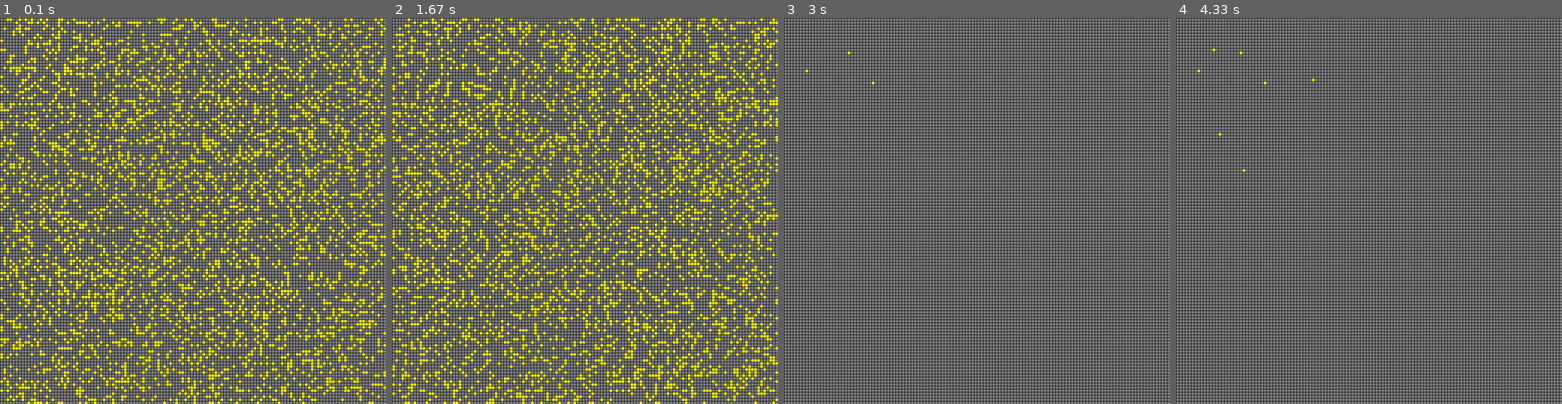
Above: before the commit, frames 1-4 (left to right).
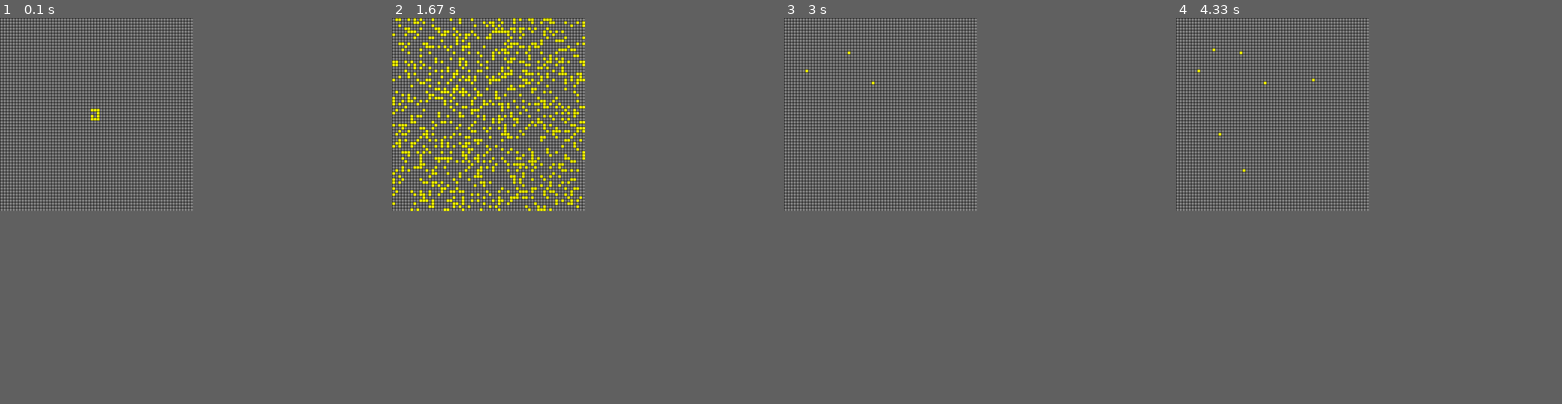
Above: after the commit, the same moments.

Repository: OldieKonrad/GoL-TwT
Game: pygame game, started from GoL_pygame.py
The game is run twice, just before and just after one commit, with the same random seed, the same clock (stepped at 60 frames per second) and the same inputs.
Inputs (mouse positions are in pixels of both pictures, inside the frame that each line leads up to):
- Up to frame 1 (0.1 s): no input
- Up to frame 2 (1.67 s): tap Space at 0.33 s; tap G at 0.67 s; click (430, 83) at 1.05 s; click (438, 41) at 1.38 s
- Up to frame 3 (3 s): tap Space at 1.73, 2.03 s; click (834, 75) at 1.75 s; tap C at 1.82 s; click (872, 79) at 2.22 s; click (849, 52) at 2.55 s; click (807, 72) at 2.88 s
- Up to frame 4 (4.33 s): click (1311, 79) at 3.22 s; click (1214, 48) at 3.55 s; click (1218, 133) at 3.88 s; click (1241, 168) at 4.22 s
In our replay, the window is 900x900 before the commit and 450x450 after it. These sizes can differ from the game's own. Grey fills any space a smaller window leaves; there, only what the larger window draws over its background counts as a difference.

The runs differ from the first frame. In frame 1, 44% of the frame differs, in the area x 0-100%, y 0-100%; in frame 2, 47%; in frame 3, 28%; in frame 4, 28%.

Commit message:
with spiral

Diff:
--- a/GoL_class.py
+++ b/GoL_class.py
@@ -1,10 +1,42 @@
 import random
 from collections import deque
 import time
+import math
+
+
+NEIGHBORS_OFFSET = [(-1, -1), (-1, 0), (-1, 1), (0, -1), (0, 1), (1, -1), (1, 0), (1, 1)]
+POLARCONV = {0: (1,0), 90: (0, 1), 180: (-1, 0), 270: (0, -1)}
+
+def getBitsReverse(someint: int):
+    sibl = [x == '1' for x in (bin(someint)[2:])[::-1]]
+    for b in sibl:
+        yield b
+
+def getSpiralCoords(start: tuple):
+    usedCoords = set()
+    lastCoord = start
+    usedCoords.add(lastCoord)
+    direction = 0             # just to start to the right
+    yield lastCoord
+
+    while True:
+        turndirection = (direction+90)%360
+        turnoffset = POLARCONV[turndirection]
+        turnpoint = (lastCoord[0] + turnoffset[0], lastCoord[1] + turnoffset[1])
+        if turnpoint in usedCoords:             # keep direction
+            nextoffset = POLARCONV[direction]
+            nextpoint = (lastCoord[0] + nextoffset[0], lastCoord[1] + nextoffset[1])
+            lastCoord = nextpoint
+        else:                                   # make a turn
+            direction = turndirection
+            lastCoord = turnpoint
+
+        usedCoords.add(lastCoord)
+        yield lastCoord
 
 
 class GoL:
-    def __init__(self, width=20, height=20, maxgenerations=1_000, maxhistory=10):
+    def __init__(self, width=20, height=20, maxgenerations=9_999, maxhistory=10):
         self.width = width
         self.height = height
         self.maxhistory = maxhistory
@@ -27,6 +59,18 @@
         maxliving = (self.width * self.height) // 4
 
         self.curLivings = set([(random.randrange(0, self.height), random.randrange(0, self.width)) for _ in range(maxliving)])
+        self.startset = self.curLivings
+
+    def populateSpiral(self, someint: int):
+        self.reset()
+
+        center = (math.ceil(self.width/2)-1, math.ceil(self.height/2)-1)
+        spiral = getSpiralCoords(center)
+        for b in getBitsReverse(someint):
+            cell = next(spiral)
+            assert(not (cell[0]<0 or cell[1]<0 or cell[0]>=self.width or cell[1]>=self.height))
+            if b:
+                self.curLivings.add(cell)
         self.startset = self.curLivings
 
     def nextGeneration(self):
@@ -76,24 +120,11 @@
 
         neighbors = []
 
-        neighbors_offset = [(-1, -1), (-1, 0), (-1, 1), (0, -1), (0, 1), (1, -1), (1, 0), (1, 1)]
-        for no in neighbors_offset:
+
+        for no in NEIGHBORS_OFFSET:
             x, y = pos[0] + no[0], pos[1] + no[1]
             if x >= 0 and x < self.width and y >= 0 and y < self.height:
                 neighbors.append((x, y))
-
-        # x, y = pos
-
-        # for dx in [-1, 0, 1]:
-        #     if x + dx < 0 or x + dx > self.width:
-        #         continue
-        #     for dy in [-1, 0, 1]:
-        #         if y + dy < 0 or y + dy > self.height:
-        #             continue
-        #         if dx == 0 and dy == 0:
-        #             continue
-
-        #         neighbors.append((x + dx, y + dy))
 
         neighbors = set(neighbors)
         self.neighborsDict[pos] = neighbors
@@ -125,11 +156,12 @@
 
     start = time.perf_counter()     # vvvvvvvvvvvvvvvvvvvvvvvvv
 
-    gol = GoL(50, 50)
+    gol = GoL(64, 64)
     maxgens = 0
 
-    for _ in range(10):
-        gol.randomPopulate()
+    for someint in range(2**16):
+        #gol.randomPopulate()
+        gol.populateSpiral(someint)
 
         while not gol.finished:
             # gol.printGoL()
@@ -139,7 +171,10 @@
         if gol.generation > maxgens:
             maxgens = gol.generation
 
-    print(f'maximum generations: {maxgens}')
+        if gol.generation > 999:
+            print(f'Spiralint: {someint} Generations: {gol.generation} Cycletime: {gol.cycletime}')
+
+    #print(f'maximum generations: {maxgens}')
 
     end = time.perf_counter()       # ^^^^^^^^^^^^^^^^^^^^^^^
     print(f"Total Runtimme: {end - start:0.4f} seconds")
--- a/GoL_pygame.py
+++ b/GoL_pygame.py
@@ -1,6 +1,4 @@
 import pygame
-import random
-from collections import deque
 from GoL_class import GoL
 
 pygame.init()
@@ -9,7 +7,7 @@
 GREY = (128, 128, 128)
 YELLOW = (255, 255, 0)
 
-WIDTH, HEIGHT = 1024, 1024
+WIDTH, HEIGHT = 512, 512
 TILE_SIZE = 8
 GRID_WIDTH = WIDTH // TILE_SIZE
 GRID_HEIGHT = HEIGHT // TILE_SIZE
@@ -35,7 +33,8 @@
 
 def main():
     gol = GoL(GRID_WIDTH, GRID_HEIGHT, MAXGENERATIONS)
-    gol.randomPopulate()
+    #gol.randomPopulate()
+    gol.populateSpiral(4084)
 
     running = True
     playing = False
